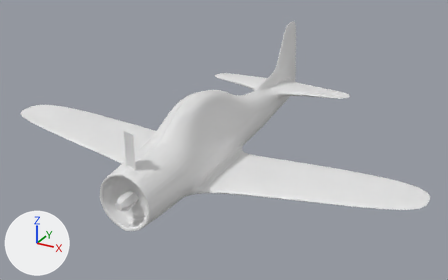
Renders of the Blender file LowPolyAeroplane.blend from each side of a commit.
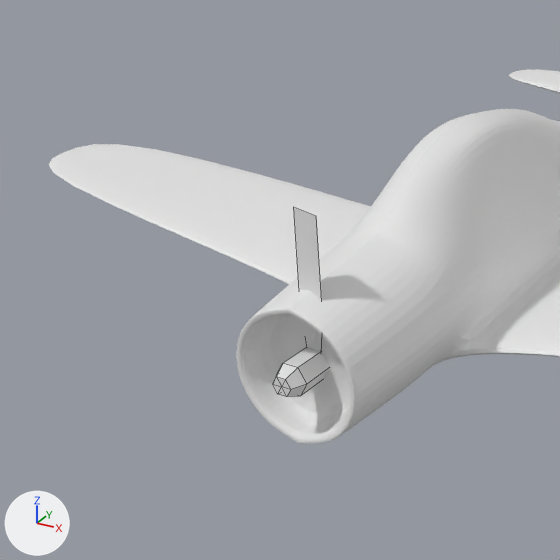
There are two pictures of each version: one whole from a camera (50 mm lens) standing at (4.89, -7.88, 4.3) and looking at (0.12, 0.8, -0.04), one close up on the part from 0% to 53% of the width and 16% to 100% of the height. The axes (+X, +Y, +Z) are drawn at lower left. The lights are the same throughout. The close-ups show mesh edges as thin lines.
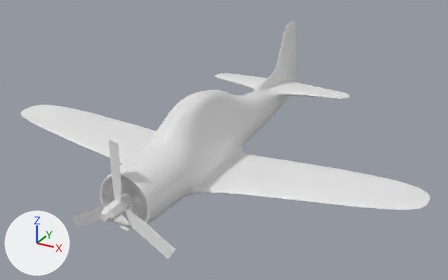
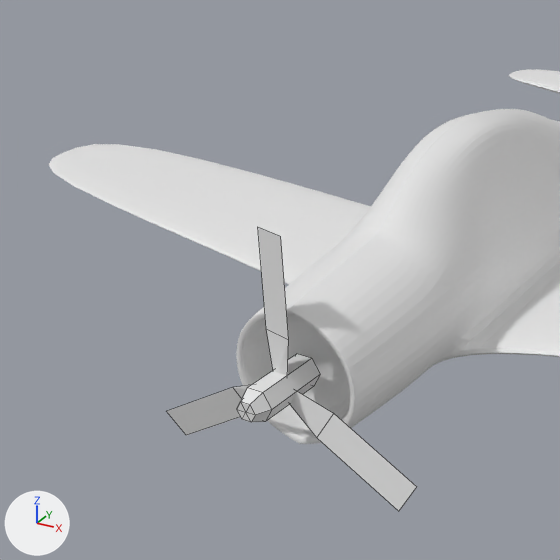
Location of each change, [x1, y1, x2, y2] in pixels of the close-ups (560 x 560 px):
'Cylinder.001', reshaped, moved
    before: [273, 207, 330, 397]
    after: [167, 227, 416, 511]
part 1 of me_cylinder, added
    after: [290, 391, 416, 511]
part 2 of me_cylinder, added
    after: [167, 385, 251, 435]

Edits to the bpy script that builds the scene:
```text
Change me_cylinder:
    where me_cylinder.from_pydata(...)  # 25 vertices, 20 faces; spans x -5.27..0.87, y -1.0..8.24, z -2.1..2.95
    used by ob_cylinder_001; location = (0.0, -1.682, 0.0); rotation_euler = (1.571, 0.524, 0.0), in degrees (90, 30, 0); scale = (0.11, 0.11, 0.11)
    me_cylinder part 1: the loose piece of 6 vertices spanning x -5.27..0.22, y 0.03..8.24, z -0.21..0.21 is copied, and the copy is turned -120 degrees about the z axis through the mesh origin; it spans x 0.27..9.0, y -0.89..0.89, z -0.21..0.21
    me_cylinder part 2: the loose piece of 6 vertices spanning x -5.27..0.22, y 0.03..8.24, z -0.21..0.21 is copied, and the copy is turned 120 degrees about the z axis through the mesh origin; it spans x -5.27..0.22, y -8.24..-0.03, z -0.21..0.21
Change ob_cylinder_001:
    ob_cylinder_001.location: (0.0, -1.682, 0.0) -> (0.0, -2.009, 0.0)
```
